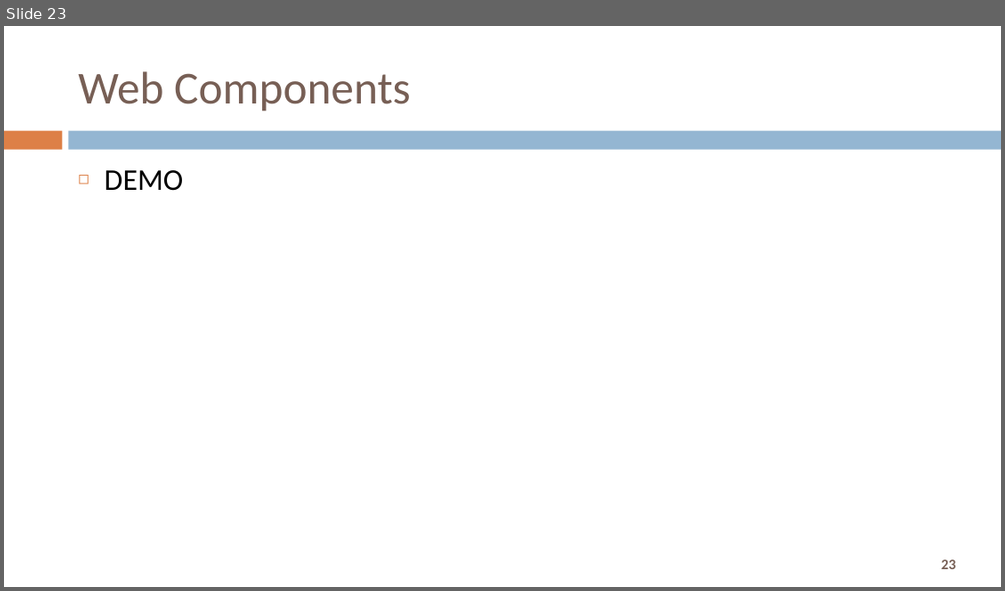
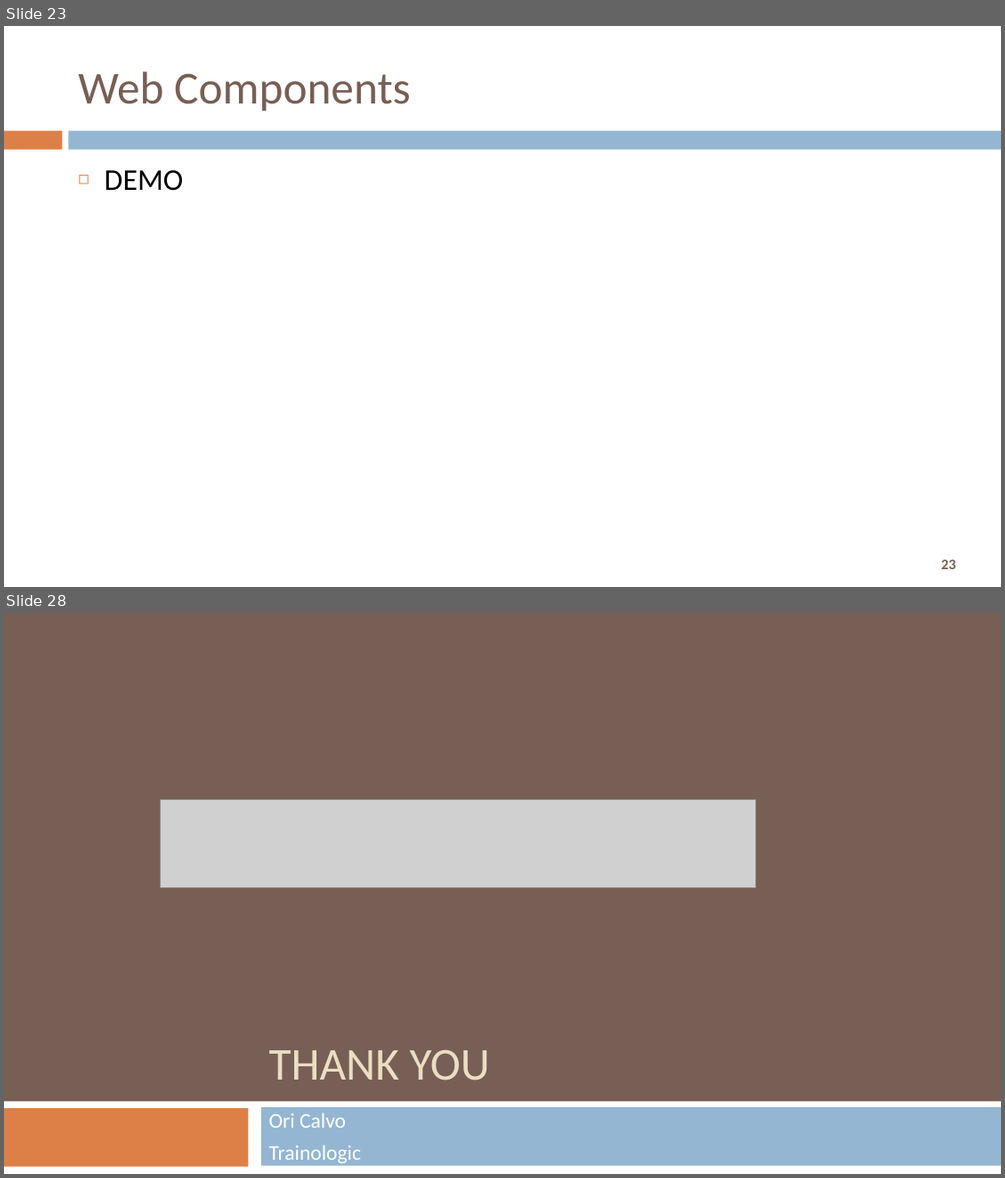
Before and after one commit to Trainologic/devjam2018, a slide deck: Micro Front Ends.pptx. Shown one above the other, each under a label of ours: slide 23 before the commit, slides 23 and 28 after it; the slides between them are not shown. The pictures are 1005x591 and 1005x1178 pixels, drawn with LibreOffice and Linux fonts; fonts in the diff are those of the drawing; grey boxes stand for pictures. Boxes give left, top, right and bottom in pixels: in the first picture for what was removed or moved away, otherwise in the second. Text is boxed around its words. In the diff, an @@ line names an element or a change of style, - is before the commit and + after.

```diff
--- a/Micro Front Ends.pptx
+++ b/Micro Front Ends.pptx
@@ slide 28 added at [4,613,1001,1174], background #775F55 @@
@@ picture added at [161,799,756,887] @@
@@ title added at [269,1050,490,1080], 44 pt, text #EBDDC3 @@
+THANK YOU
@@ rectangle added at [4,1102,1001,1174], fill #FFFFFF @@
@@ rectangle added at [4,1108,249,1167], fill #DD8047 @@
@@ rectangle added at [261,1107,1001,1166], fill #94B6D2 @@
@@ subtitle added at [269,1113,361,1163], 20.1 pt, text #FFFFFF @@
+Ori Calvo
+Trainologic
```
Also in this commit, not shown: 3 slides changed, 2 other slides added.
